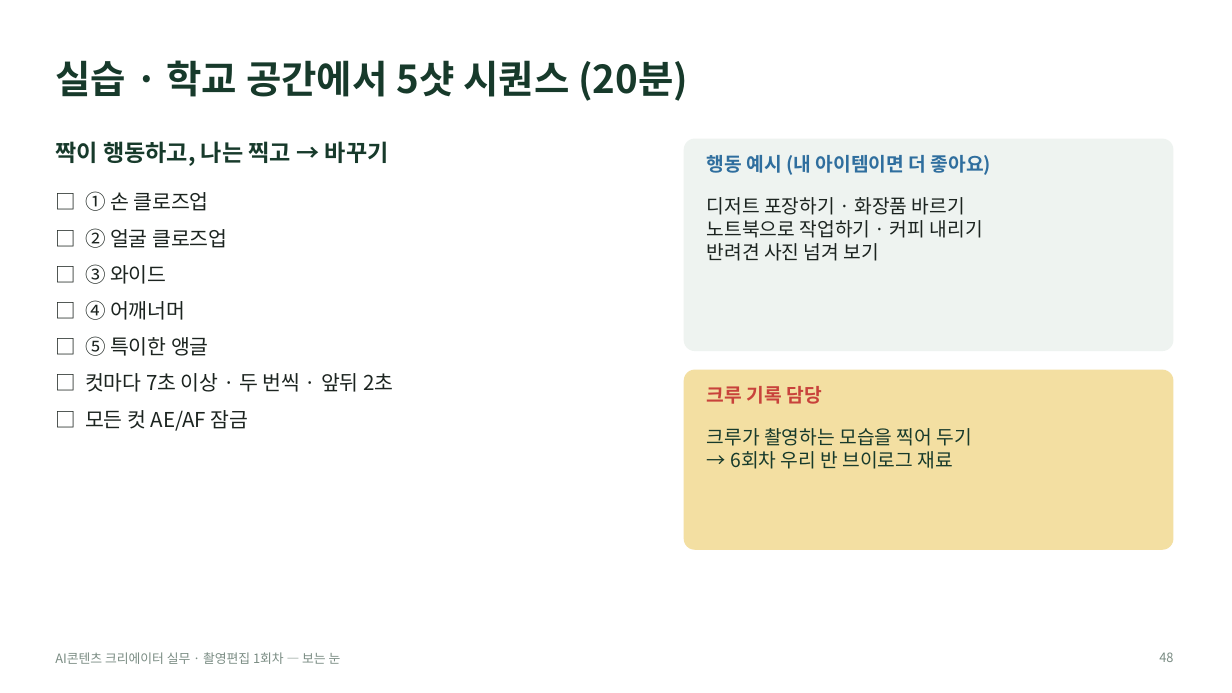
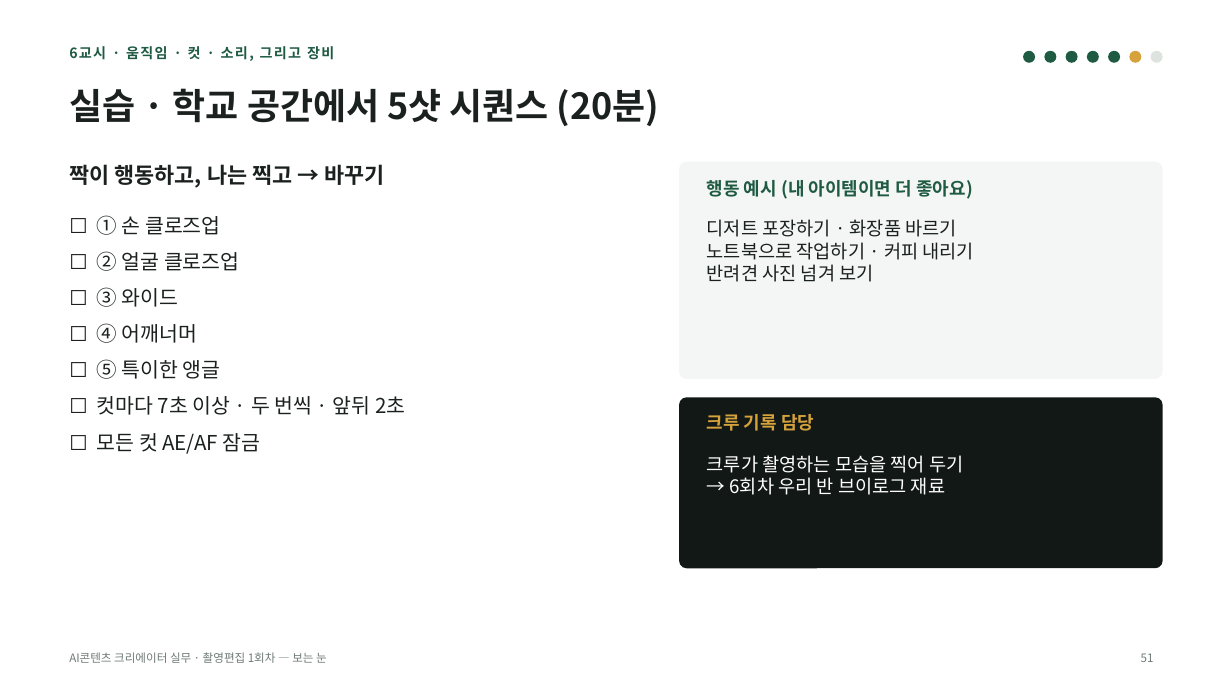
Before and after one commit to yujida/MARUBIT, a slide deck: slide 51 of lectures/01/1회차_보는눈_슬라이드.pptx (slide 48 before the commit). Drawn at 1232x693 pixels with LibreOffice and Linux fonts; fonts in the diff are those of the drawing. Boxes give left, top, right and bottom in pixels: in the first picture for what was removed or moved away, otherwise in the second. Text is boxed around its words. In the diff, an @@ line names an element or a change of style, - is before the commit and + after.

```diff
--- a/lectures/01/1회차_보는눈_슬라이드.pptx
+++ b/lectures/01/1회차_보는눈_슬라이드.pptx
@@ text added at bbox=[69, 46, 334, 61], 11 pt, text #1F5A43, bold @@
+6교시 · 움직임 · 컷 · 소리, 그리고 장비
@@ ellipse added at bbox=[1023, 51, 1035, 63], fill #1F5A43 @@
@@ ellipse added at bbox=[1044, 51, 1056, 63], fill #1F5A43 @@
@@ ellipse added at bbox=[1066, 51, 1078, 63], fill #1F5A43 @@
@@ ellipse added at bbox=[1087, 51, 1099, 63], fill #1F5A43 @@
@@ ellipse added at bbox=[1108, 51, 1120, 63], fill #1F5A43 @@
@@ ellipse added at bbox=[1129, 51, 1141, 63], fill #D6A23C @@
@@ ellipse added at bbox=[1151, 51, 1163, 63], fill #DDE4E0 @@
@@ title "실습 · 학교 공간에서 5샷 ...": place and size @@
-title "실습 · 학교 공간에서 5샷 ..." at bbox=[55, 60, 688, 101]
+title "실습 · 학교 공간에서 5샷 ..." at bbox=[69, 88, 659, 126]
@@ title "실습 · 학교 공간에서 5샷 ..." at bbox=[69, 88, 659, 126]: size 30 to 28 pt, text colour #173A2B to #1B211E @@
@@ text "짝이 행동하고, 나는 찍고 → ...": place and size @@
-text "짝이 행동하고, 나는 찍고 → ..." at bbox=[55, 141, 389, 166]
+text "짝이 행동하고, 나는 찍고 → ..." at bbox=[69, 164, 384, 188]
@@ text "짝이 행동하고, 나는 찍고 → ..." at bbox=[69, 164, 384, 188]: size 18 to 17 pt, text colour #173A2B to #1B211E @@
@@ rounded rectangle: place and size @@
-rounded rectangle at bbox=[684, 139, 1174, 351]
+rounded rectangle at bbox=[679, 162, 1163, 379]
@@ rounded rectangle at bbox=[679, 162, 1163, 379]: fill #EEF3F0 to #F3F6F4; proportions changed @@
@@ text "행동 예시 (내 아이템이면 더 ...": place and size @@
-text "행동 예시 (내 아이템이면 더 ..." at bbox=[707, 155, 991, 175]
+text "행동 예시 (내 아이템이면 더 ..." at bbox=[707, 180, 973, 199]
@@ text "행동 예시 (내 아이템이면 더 ..." at bbox=[707, 180, 973, 199]: size 15 to 14 pt, text colour #2F6E9E to #1F5A43 @@
@@ text at bbox=[97, 215, 405, 454]: text changed; text colour #1C2420 to #1B211E @@
-□ ① 손 클로즈업
-□ ② 얼굴 클로즈업
-□ ③ 와이드
-□ ④ 어깨너머
-□ ⑤ 특이한 앵글
-□ 컷마다 7초 이상 · 두 번씩 · 앞뒤 2초
-□ 모든 컷 AE/AF 잠금
+☐ ① 손 클로즈업
+☐ ② 얼굴 클로즈업
+☐ ③ 와이드
+☐ ④ 어깨너머
+☐ ⑤ 특이한 앵글
+☐ 컷마다 7초 이상 · 두 번씩 · 앞뒤 2초
+☐ 모든 컷 AE/AF 잠금
@@ text "디저트 포장하기 · 화장품 바르기": place and size @@
-text "디저트 포장하기 · 화장품 바르기" at bbox=[707, 197, 983, 261]
+text "디저트 포장하기 · 화장품 바르기" at bbox=[707, 219, 974, 282]
@@ text "디저트 포장하기 · 화장품 바르기" at bbox=[707, 219, 974, 282]: size 15 to 14.5 pt, text colour #1C2420 to #1B211E @@
@@ rounded rectangle: place and size @@
-rounded rectangle at bbox=[684, 370, 1174, 550]
+rounded rectangle at bbox=[679, 397, 1163, 568]
@@ rounded rectangle at bbox=[679, 397, 1163, 568]: fill #F3DFA2 to #121816; proportions changed @@
@@ text "크루 기록 담당": place and size @@
-text "크루 기록 담당" at bbox=[707, 386, 821, 404]
+text "크루 기록 담당" at bbox=[707, 414, 814, 431]
@@ text "크루 기록 담당" at bbox=[707, 414, 814, 431]: size 15 to 14 pt, text colour #C8423B to #D6A23C @@
@@ text "크루가 촬영하는 모습을 찍어 두기": place and size @@
-text "크루가 촬영하는 모습을 찍어 두기" at bbox=[707, 428, 972, 469]
+text "크루가 촬영하는 모습을 찍어 두기" at bbox=[707, 455, 963, 495]
@@ text "크루가 촬영하는 모습을 찍어 두기" at bbox=[707, 455, 963, 495]: size 15 to 14.5 pt, text colour #173A2B to #FFFFFF @@
@@ text "AI콘텐츠 크리에이터 실무 · 촬영편집 ...": place and size @@
-text "AI콘텐츠 크리에이터 실무 · 촬영편집 ..." at bbox=[55, 652, 341, 664]
+text "AI콘텐츠 크리에이터 실무 · 촬영편집 ..." at bbox=[69, 652, 327, 663]
@@ text "AI콘텐츠 크리에이터 실무 · 촬영편집 ..." at bbox=[69, 652, 327, 663]: size 10 to 9 pt, text colour #7A8C83 to #6E7A74 @@
@@ page number added at bbox=[1141, 653, 1154, 662], 9 pt, text #6E7A74 @@
+51
@@ page number removed at bbox=[1159, 652, 1173, 662] @@
-48
```
Also in this commit, not shown: 47 other slides changed, 9 slides added, 6 slides removed, 11 other files.
